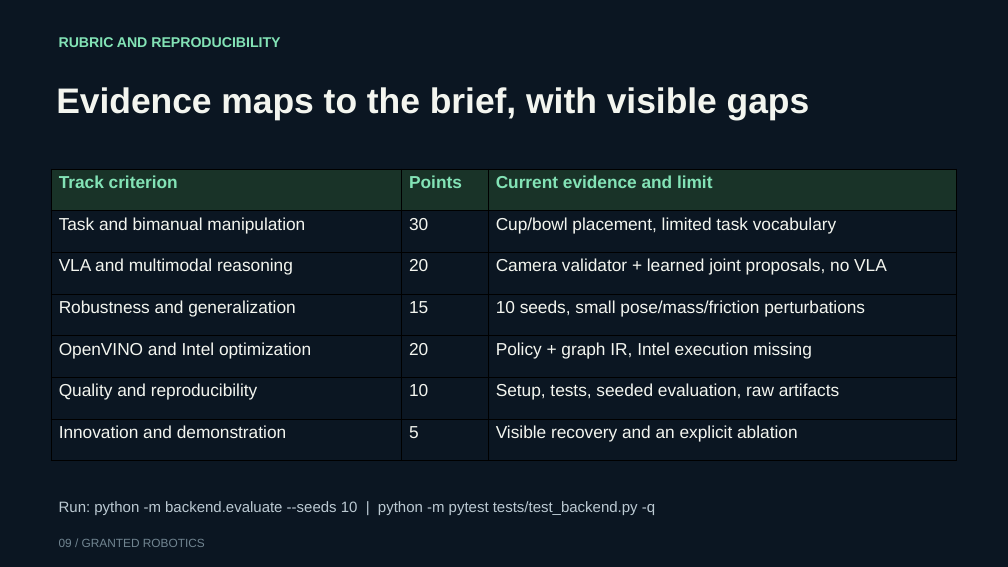
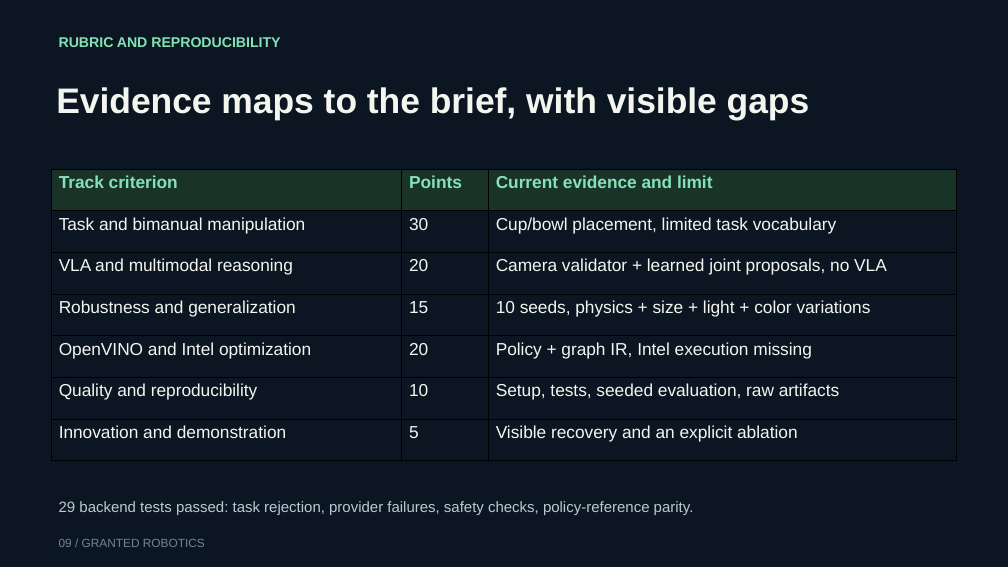
Before and after one commit to shi1720/AI-Infra-Summit-Hackathon, a slide deck: slide 9 of deliverables/granted-robotics-complete-presentation.pptx. Drawn at 1008x567 pixels with LibreOffice and Linux fonts; fonts in the diff are those of the drawing. Boxes give left, top, right and bottom in pixels: in the first picture for what was removed or moved away, otherwise in the second. Text is boxed around its words. In the diff, an @@ line names an element or a change of style, - is before the commit and + after.

Commit message:
Finalize evaluated recovery workbench, deployed QA and complete presentation

```diff
--- a/deliverables/granted-robotics-complete-presentation.pptx
+++ b/deliverables/granted-robotics-complete-presentation.pptx
@@ table at [51, 169, 958, 461] @@
-row 4, column 3: 10 seeds, small pose/mass/friction perturbations
+row 4, column 3: 10 seeds, physics + size + light + color variations
@@ text at [59, 501, 694, 515]: text changed @@
-Run: python -m backend.evaluate --seeds 10 | python -m pytest tests/test_backend.py -q
+29 backend tests passed: task rejection, provider failures, safety checks, policy-reference parity.
```
Also in this commit, not shown: 4 other slides changed, 28 other files.
